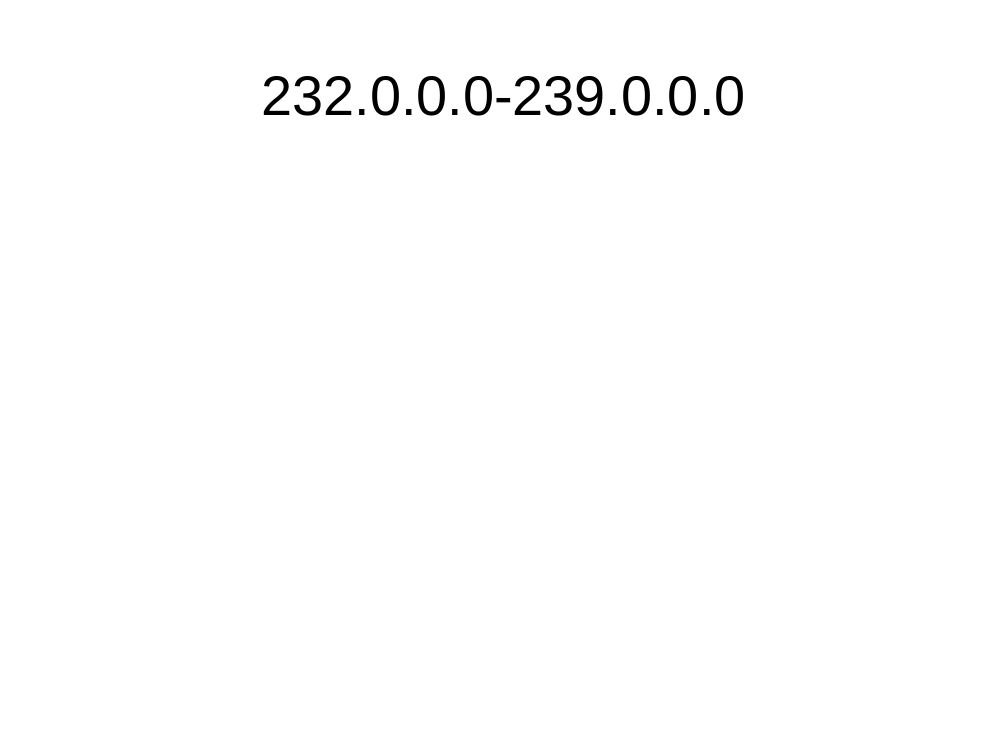
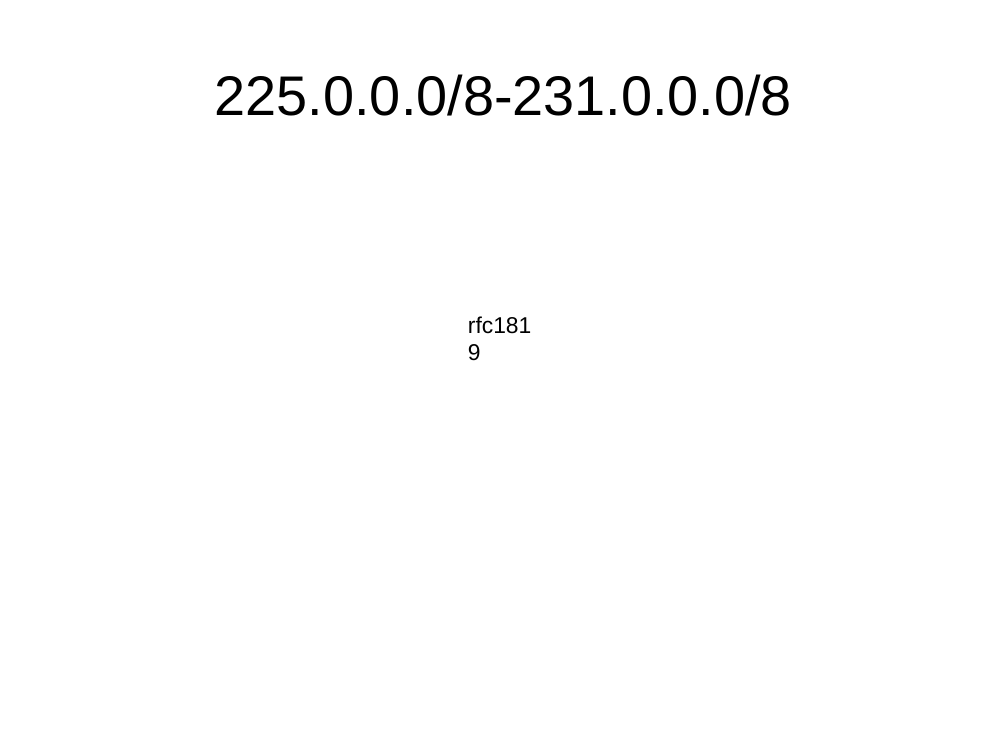
Before and after one commit to schoen/unicast-extensions, a slide deck: slide 10 of docs/preso.odp (slide 7 before the commit). Drawn at 1008x756 pixels with LibreOffice and Linux fonts; fonts in the diff are those of the drawing. Boxes give left, top, right and bottom in pixels: in the first picture for what was removed or moved away, otherwise in the second. Text is boxed around its words. In the diff, an @@ line names an element or a change of style, - is before the commit and + after.

```diff
--- a/docs/preso.odp
+++ b/docs/preso.odp
@@ title at (215, 74, 792, 116): text changed @@
-232.0.0.0-239.0.0.0
+225.0.0.0/8-231.0.0.0/8
@@ text added at (459, 306, 553, 367), 18 pt, text #000000 @@
+rfc1819
```
Also in this commit, not shown: 6 other slides changed, 4 slides added, 1 slide removed.
